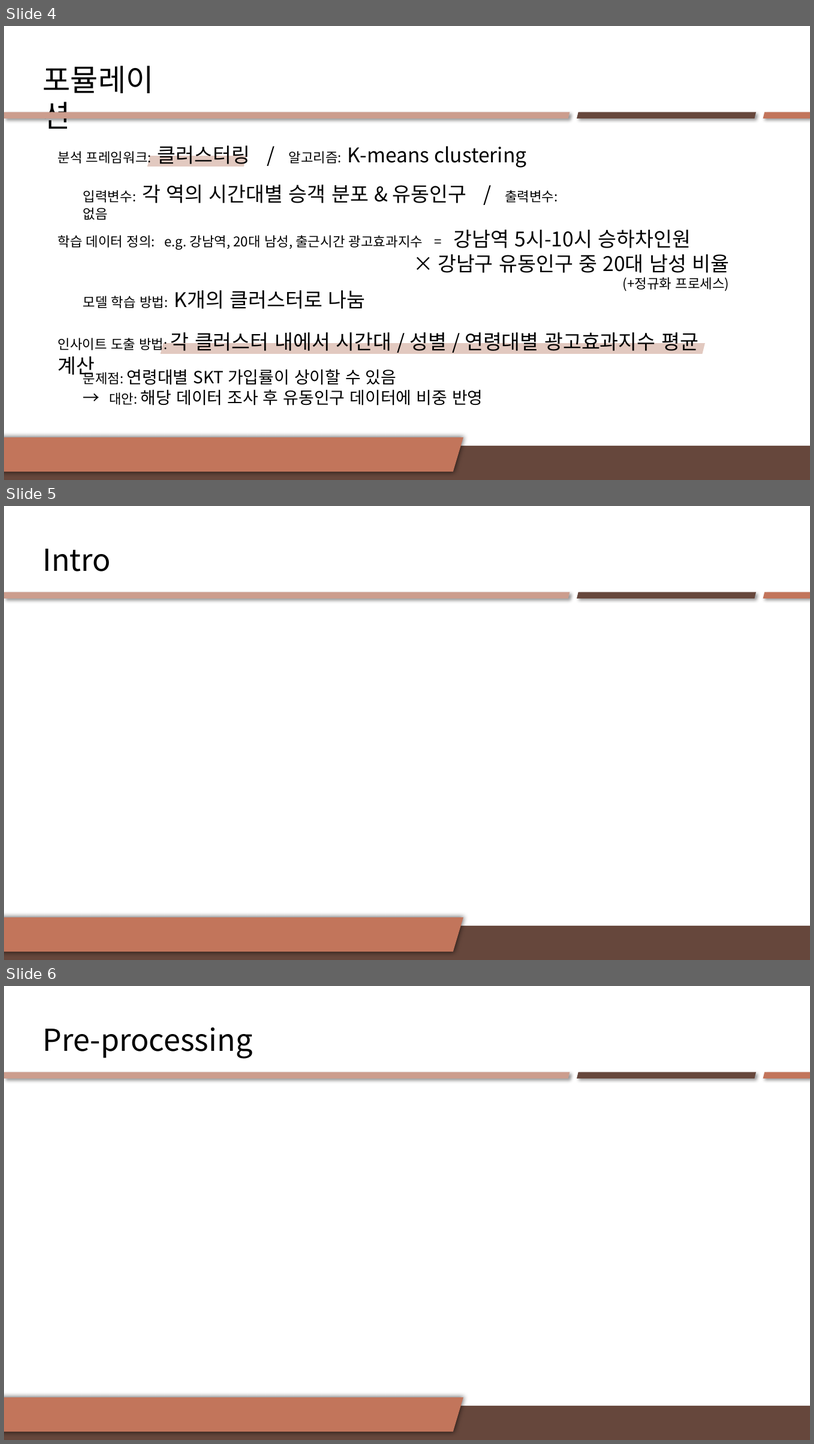
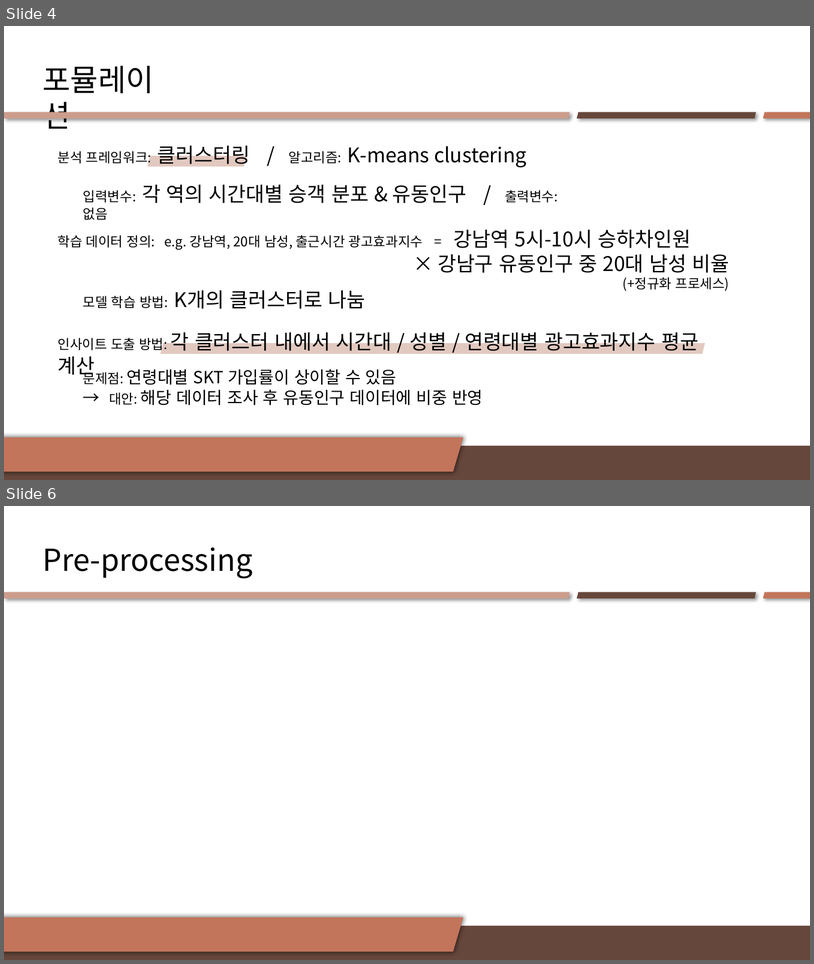
Before and after one commit to yoona3316/Datamining_subway, a slide deck: 프로젝트 중간발표_김민재, 송한결, 정유나.pptx. Shown one above the other, each under a label of ours: slides 4, 5 and 6 before the commit, slides 4 and 6 after it; the slides between them are not shown. The pictures are 814x1444 and 814x964 pixels, drawn with LibreOffice and Linux fonts; fonts in the diff are those of the drawing. Boxes give left, top, right and bottom in pixels: in the first picture for what was removed or moved away, otherwise in the second. Text is boxed around its words. In the diff, an @@ line names an element or a change of style, - is before the commit and + after.

```diff
--- a/프로젝트 중간발표_김민재, 송한결, 정유나.pptx
+++ b/프로젝트 중간발표_김민재, 송한결, 정유나.pptx
@@ slide 5 removed at (4, 506, 810, 960), background #FFFFFF @@
@@ text removed at (42, 549, 111, 571) @@
-Intro
@@ freeform shape removed at (4, 592, 570, 598) @@
@@ freeform shape removed at (577, 592, 756, 598) @@
@@ freeform shape removed at (764, 592, 810, 598) @@
@@ freeform shape removed at (4, 918, 464, 952) @@
@@ rectangle removed at (4, 925, 810, 960) @@
```
Also in this commit, not shown: 1 slide changed, 2 slides added, 1 other slide removed.
